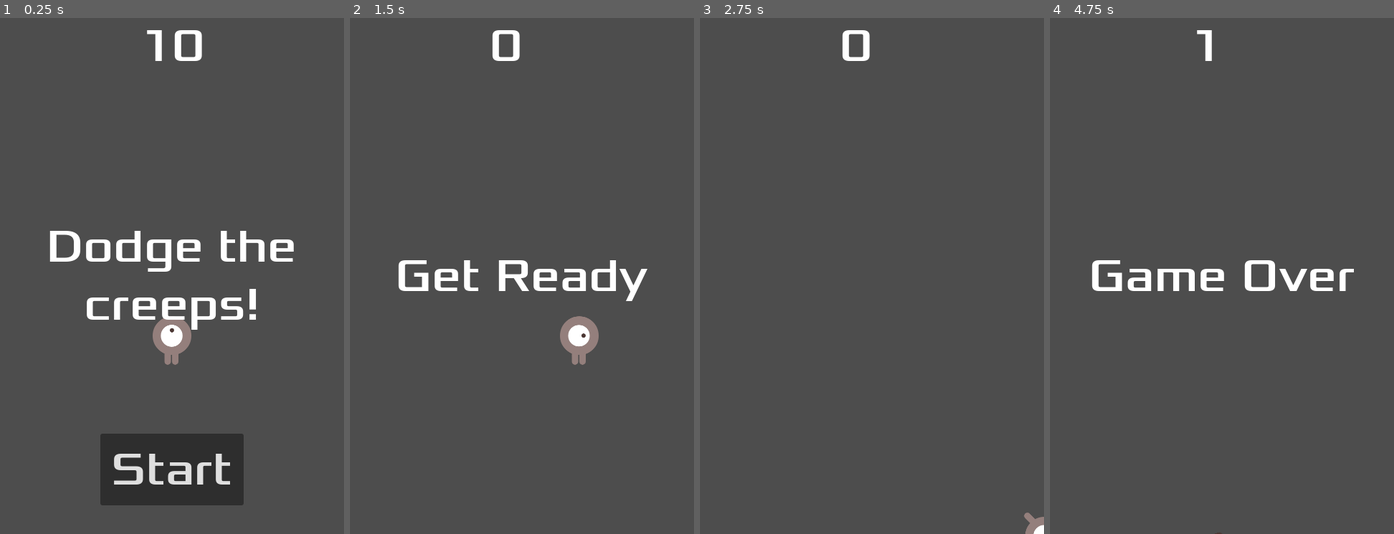
Above: before the commit, frames 1-4 (left to right).
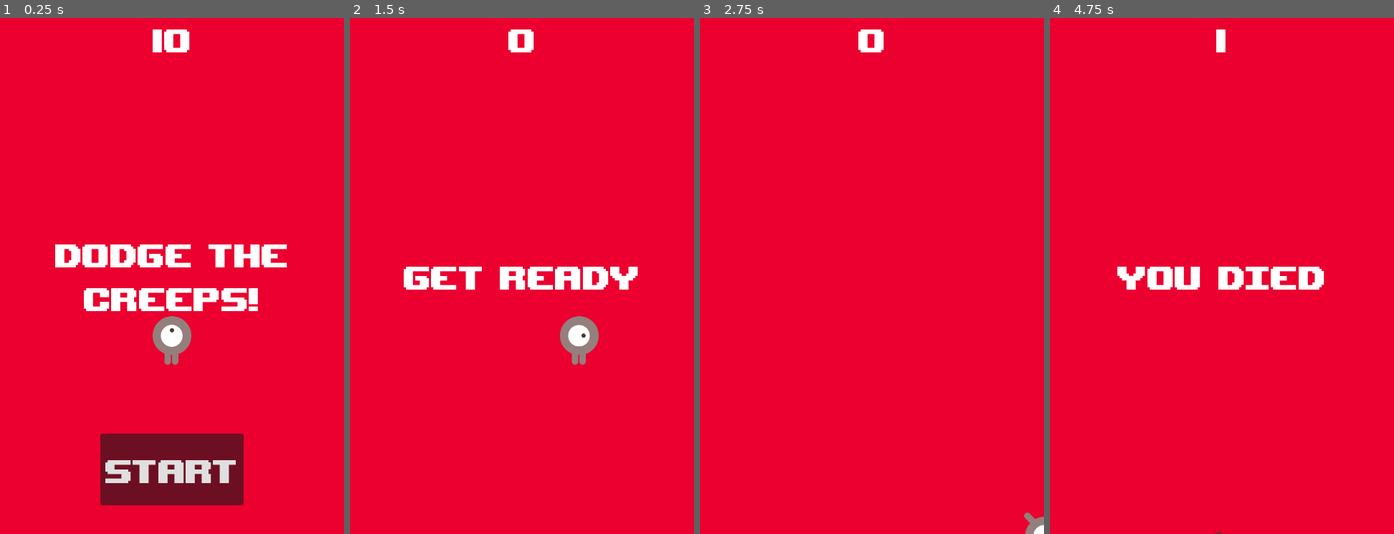
Above: after the commit, the same moments.

Repository: sofiane51520/dodgeTheCreeps
Game: Godot game, scene res://Main.tscn
Two runs of this game, one before a commit and one after it. Both use one fixed random seed, a clock stepped at 60 frames per second and the inputs below.
Inputs:
- Up to frame 1 (0.25 s): no input
- Up to frame 2 (1.5 s): click "Start" at 0.5 s; tap Enter at 1.25 s; hold D (move_right) from 1.28 s (still down)
- Up to frame 3 (2.75 s): release D (move_right) at 2.03 s; hold S (move_down) from 2.03 s (still down)
- Up to frame 4 (4.75 s): release S (move_down) at 2.78 s; hold D (move_right) 2.78-3.53 s; hold W (move_up) 3.53-4.28 s; hold A (move_left) from 4.28 s (still down)

The runs differ from the first frame. In frame 1, 98% of the frame differs, in the area x 0-100%, y 0-100%; in frame 2, 99%; in frame 3, 100%; in frame 4, 100%.

Commit message:
CUSTOMIZE: Game

Diff:
--- a/HUD.gd
+++ b/HUD.gd
@@ -19,7 +19,7 @@
 	$MessageTimer.start()
 
 func show_game_over():
-	show_message("Game Over")
+	show_message("You Died")
 	# Wait until the MessageTimer has counted down.
 	await $MessageTimer.timeout
 
--- a/HUD.tscn
+++ b/HUD.tscn
@@ -1,7 +1,13 @@
-[gd_scene load_steps=3 format=3 uid="uid://orcl5hh50tsw"]
+[gd_scene load_steps=5 format=3 uid="uid://orcl5hh50tsw"]
 
 [ext_resource type="Script" path="res://HUD.gd" id="1_3v315"]
-[ext_resource type="FontFile" uid="uid://c1nsbg2xaf4j5" path="res://fonts/Xolonium-Regular.ttf" id="2_p2185"]
+[ext_resource type="FontFile" uid="uid://duxubhyx4lbvm" path="res://fonts/upheavtt.ttf" id="2_8aslh"]
+
+[sub_resource type="InputEventAction" id="InputEventAction_ki65c"]
+action = &"start_game"
+
+[sub_resource type="Shortcut" id="Shortcut_x6nly"]
+events = [SubResource("InputEventAction_ki65c")]
 
 [node name="HUD" type="CanvasLayer"]
 script = ExtResource("1_3v315")
@@ -14,9 +20,10 @@
 offset_right = 45.0
 offset_bottom = 81.0
 grow_horizontal = 2
-theme_override_fonts/font = ExtResource("2_p2185")
+theme_override_fonts/font = ExtResource("2_8aslh")
 theme_override_font_sizes/font_size = 64
 text = "10"
+horizontal_alignment = 1
 
 [node name="Message" type="Label" parent="."]
 anchors_preset = 8
@@ -30,7 +37,7 @@
 offset_bottom = 81.0
 grow_horizontal = 2
 grow_vertical = 2
-theme_override_fonts/font = ExtResource("2_p2185")
+theme_override_fonts/font = ExtResource("2_8aslh")
 theme_override_font_sizes/font_size = 64
 text = "Dodge the creeps!"
 horizontal_alignment = 1
@@ -51,8 +58,10 @@
 grow_vertical = 0
 size_flags_horizontal = 4
 size_flags_vertical = 6
-theme_override_fonts/font = ExtResource("2_p2185")
+tooltip_text = "Start the game"
+theme_override_fonts/font = ExtResource("2_8aslh")
 theme_override_font_sizes/font_size = 64
+shortcut = SubResource("Shortcut_x6nly")
 text = "Start"
 
 [node name="MessageTimer" type="Timer" parent="."]
--- a/Main.gd
+++ b/Main.gd
@@ -16,6 +16,8 @@
 	$ScoreTimer.stop()
 	$MobTimer.stop()
 	$HUD.show_game_over()
+	$Music.stop()
+	$YouDied.play()
 
 func new_game():
 	score = 0
@@ -23,6 +25,7 @@
 	$StartTimer.start()
 	$HUD.update_score(score)
 	$HUD.show_message("Get Ready")
+	$Music.play()
 
 func _on_score_timer_timeout():
 	score += 1
--- a/Main.tscn
+++ b/Main.tscn
@@ -1,9 +1,11 @@
-[gd_scene load_steps=6 format=3 uid="uid://oqnahblfjnxx"]
+[gd_scene load_steps=8 format=3 uid="uid://oqnahblfjnxx"]
 
 [ext_resource type="Script" path="res://Main.gd" id="1_hf08v"]
 [ext_resource type="PackedScene" uid="uid://cxbg480pnp15o" path="res://Mob.tscn" id="2_knmcr"]
 [ext_resource type="PackedScene" uid="uid://cxh1ndgy6w4g4" path="res://Player.tscn" id="3_00ikv"]
 [ext_resource type="PackedScene" uid="uid://orcl5hh50tsw" path="res://HUD.tscn" id="4_otfsv"]
+[ext_resource type="AudioStream" uid="uid://ddrp1y40dbae6" path="res://art/House In a Forest Loop.ogg" id="5_idyyd"]
+[ext_resource type="AudioStream" uid="uid://bdjn84gl8n8jm" path="res://art/dark-souls-you-died-sound-effect.mp3" id="6_g4etq"]
 
 [sub_resource type="Curve2D" id="Curve2D_hmmnb"]
 _data = {
@@ -14,6 +16,14 @@
 [node name="Main" type="Node"]
 script = ExtResource("1_hf08v")
 mob_scene = ExtResource("2_knmcr")
+
+[node name="ColorRect" type="ColorRect" parent="."]
+anchors_preset = 15
+anchor_right = 1.0
+anchor_bottom = 1.0
+grow_horizontal = 2
+grow_vertical = 2
+color = Color(0.921569, 0, 0.184314, 1)
 
 [node name="Player" parent="." instance=ExtResource("3_00ikv")]
 position = Vector2(240, 450)
@@ -37,6 +47,12 @@
 
 [node name="HUD" parent="." instance=ExtResource("4_otfsv")]
 
+[node name="Music" type="AudioStreamPlayer2D" parent="."]
+stream = ExtResource("5_idyyd")
+
+[node name="YouDied" type="AudioStreamPlayer2D" parent="."]
+stream = ExtResource("6_g4etq")
+
 [connection signal="hit" from="Player" to="." method="game_over"]
 [connection signal="timeout" from="MobTimer" to="." method="_on_mob_timer_timeout"]
 [connection signal="timeout" from="ScoreTimer" to="." method="_on_score_timer_timeout"]
--- a/project.godot
+++ b/project.godot
@@ -47,3 +47,9 @@
 , Object(InputEventKey,"resource_local_to_scene":false,"resource_name":"","device":-1,"window_id":0,"alt_pressed":false,"shift_pressed":false,"ctrl_pressed":false,"meta_pressed":false,"pressed":false,"keycode":0,"physical_keycode":4194322,"key_label":0,"unicode":0,"echo":false,"script":null)
 ]
 }
+start_game={
+"deadzone": 0.5,
+"events": [Object(InputEventKey,"resource_local_to_scene":false,"resource_name":"","device":-1,"window_id":0,"alt_pressed":false,"shift_pressed":false,"ctrl_pressed":false,"meta_pressed":false,"pressed":false,"keycode":0,"physical_keycode":32,"key_label":0,"unicode":32,"echo":false,"script":null)
+, Object(InputEventKey,"resource_local_to_scene":false,"resource_name":"","device":-1,"window_id":0,"alt_pressed":false,"shift_pressed":false,"ctrl_pressed":false,"meta_pressed":false,"pressed":false,"keycode":0,"physical_keycode":4194309,"key_label":0,"unicode":0,"echo":false,"script":null)
+]
+}
Not shown, changed: art/House In a Forest Loop.ogg.import
Not shown, added: art/dark-souls-you-died-sound-effect.mp3.import
Not shown, added: export_presets.cfg
Not shown, added: fonts/upheaval.txt
Binary file added: fonts/upheavtt.ttf
Not shown, added: fonts/upheavtt.ttf.import
Not shown, added: art/dark-souls-you-died-sound-effect.mp3
